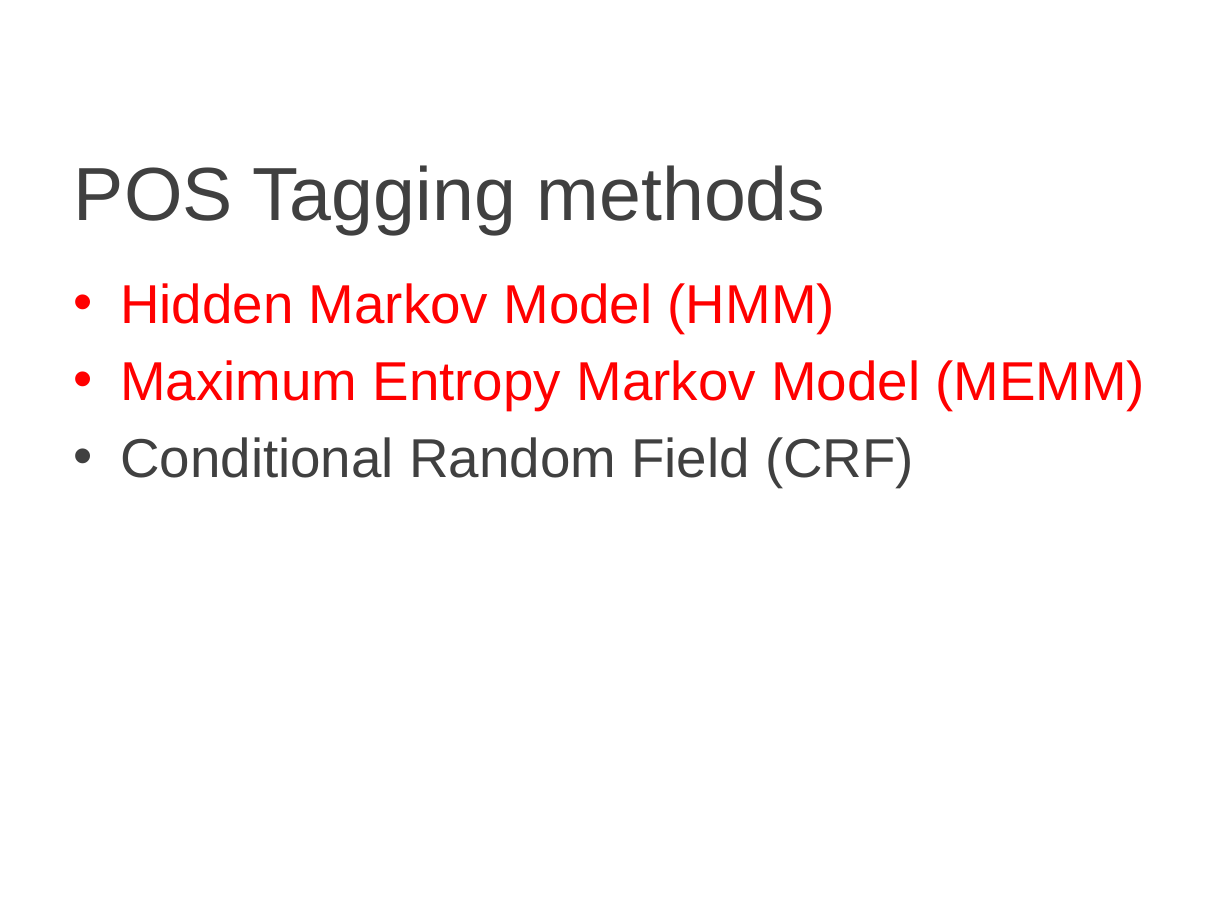
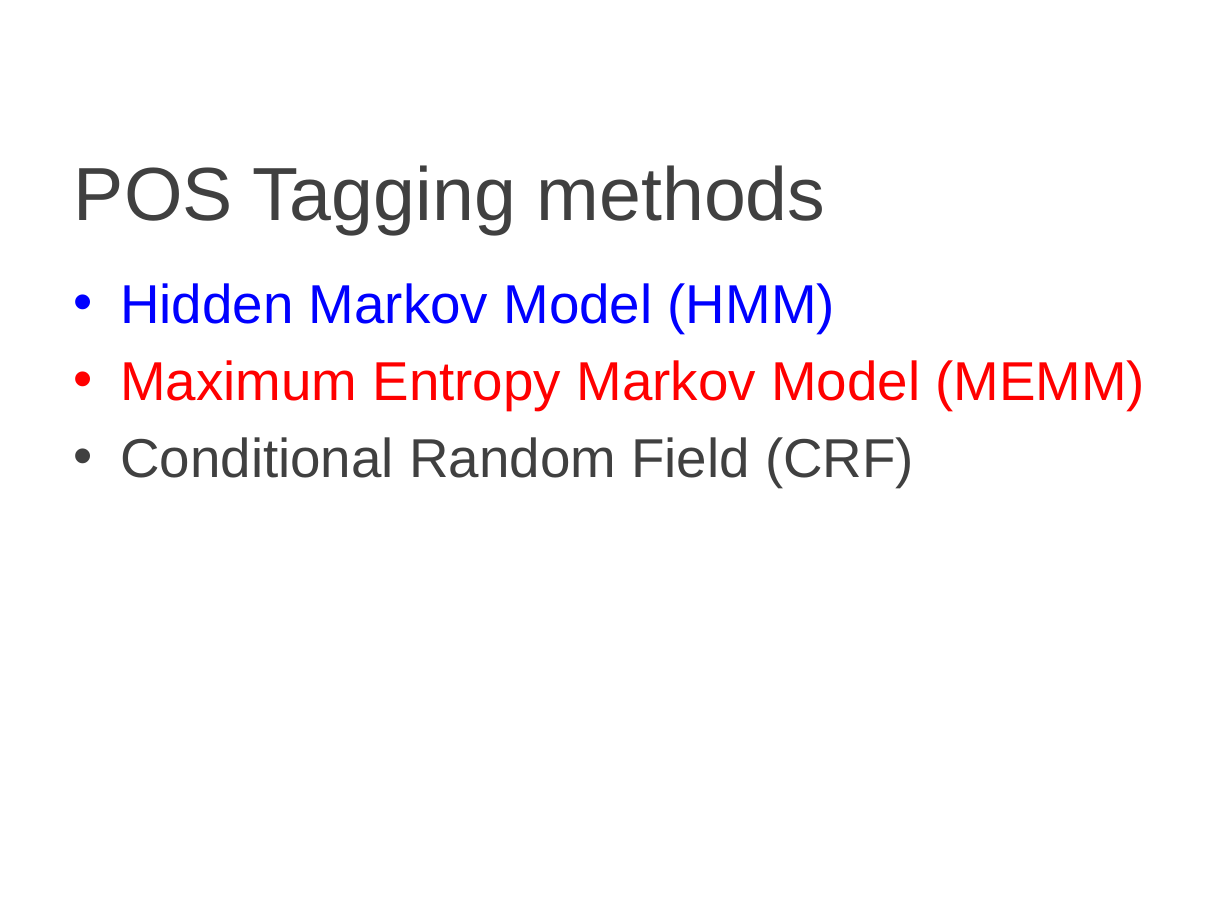
Before and after one commit to willxie/hmm-vs-memm, a slide deck: slide 4 of presentation_final.pptx. Drawn at 1232x924 pixels with LibreOffice and Linux fonts; fonts in the diff are those of the drawing; background and template pictures are left out. Boxes give left, top, right and bottom in pixels: in the first picture for what was removed or moved away, otherwise in the second. Text is boxed around its words. In the diff, an @@ line names an element or a change of style, - is before the commit and + after.

```diff
--- a/presentation_final.pptx
+++ b/presentation_final.pptx
@@ text at bbox=[120, 283, 835, 333]: text colour #FF0000 to #0000FF in "Hidden Markov Model (HMM)" @@
```
Also in this commit, not shown: 2 other slides changed.
